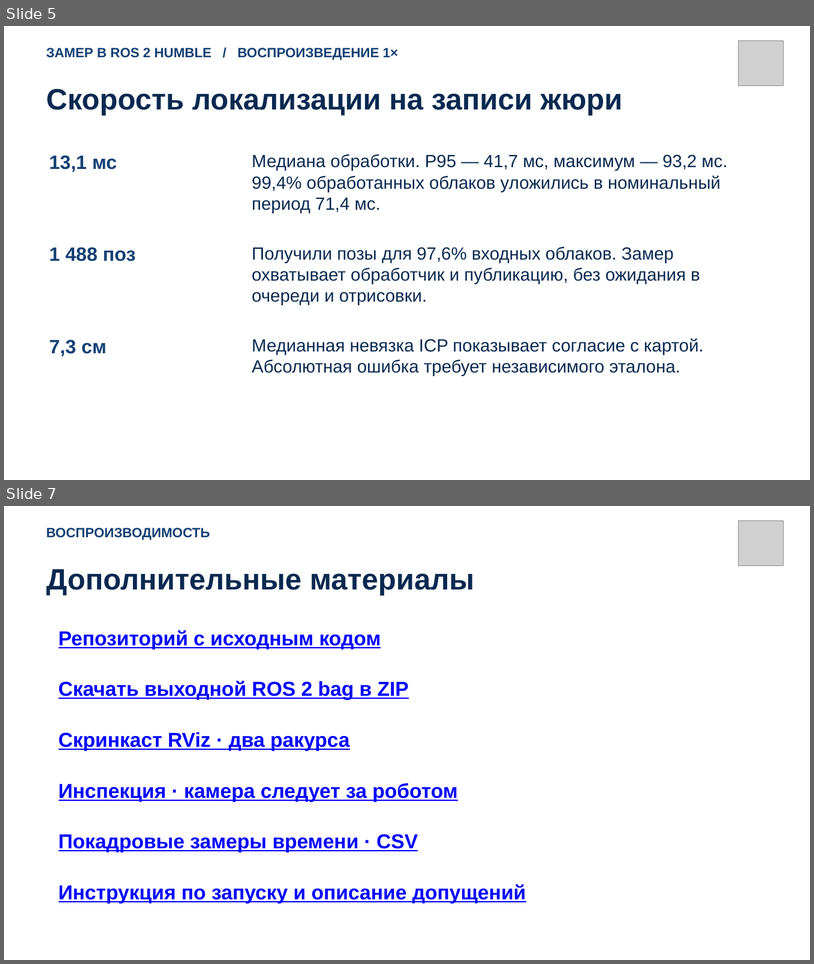
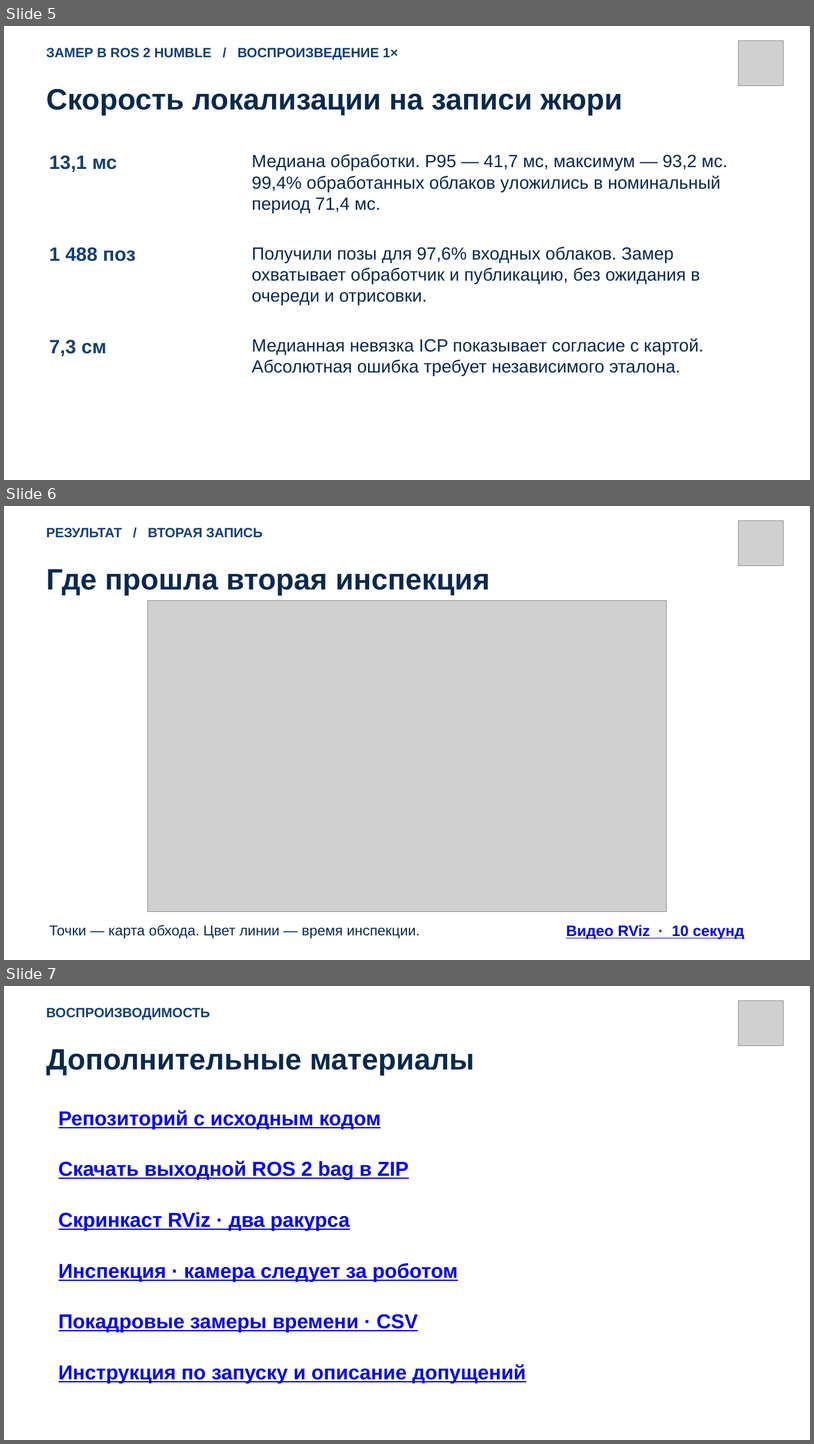
Before and after one commit to draizyyy/DogSLAM, a slide deck: DogSLAM-final.pptx. Shown one above the other, each under a label of ours: slides 5 and 7 before the commit, slides 5, 6 and 7 after it; the slides between them are not shown. The pictures are 814x964 and 814x1444 pixels, drawn with LibreOffice and Linux fonts; fonts in the diff are those of the drawing; grey boxes stand for pictures. Boxes give left, top, right and bottom in pixels: in the first picture for what was removed or moved away, otherwise in the second. Text is boxed around its words. In the diff, an @@ line names an element or a change of style, - is before the commit and + after.

Commit message:
Explain inspection route and link the RViz demo from the result slide

```diff
--- a/DogSLAM-final.pptx
+++ b/DogSLAM-final.pptx
@@ slide 6 added at (4,506,810,960), background #FFFFFF @@
@@ picture added at (738,520,784,566) @@
@@ text added at (46,528,263,538), 16 pt, text #134074, bold @@
+РЕЗУЛЬТАТ / ВТОРАЯ ЗАПИСЬ
@@ text added at (46,569,490,595), 35 pt, text #092950, bold @@
+Где прошла вторая инспекция
@@ picture added at (147,600,666,912) @@
@@ text added at (49,924,420,938), 17 pt, text #092950 @@
+Точки — карта обхода. Цвет линии — время инспекции.
@@ text added at (566,924,745,939), 18 pt, text #0000FF, bold, underline @@
+Видео RViz · 10 секунд
```
Also in this commit, not shown: 1 slide changed, 1 slide removed, 1 other file.
